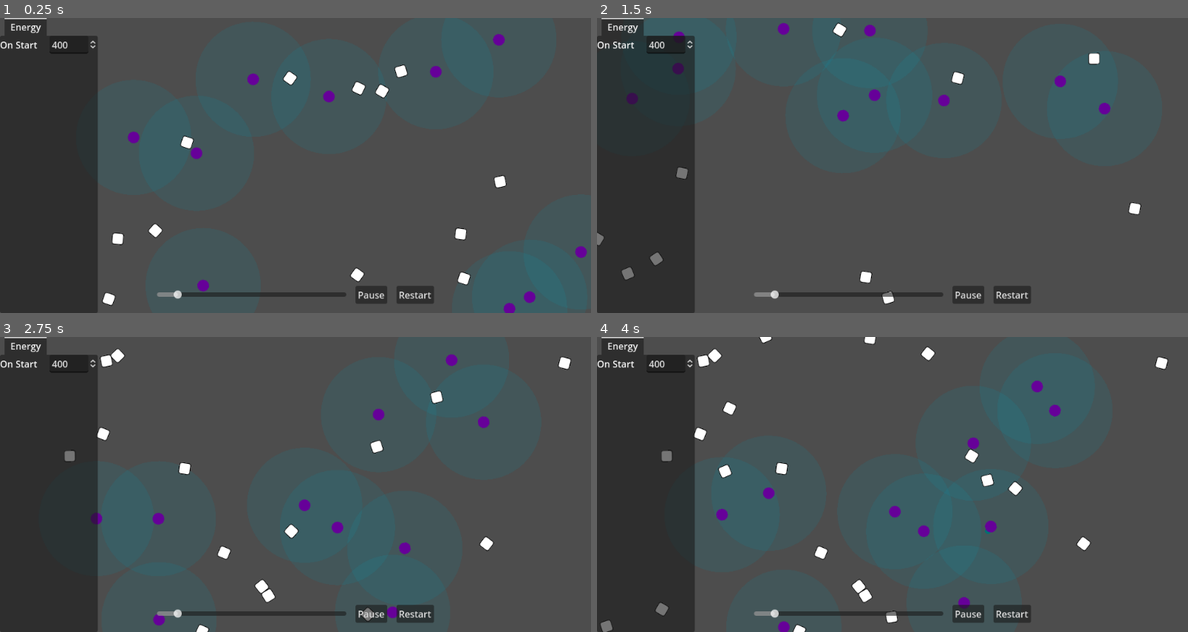
Above: before the commit, frames 1-4 (two rows, left to right).
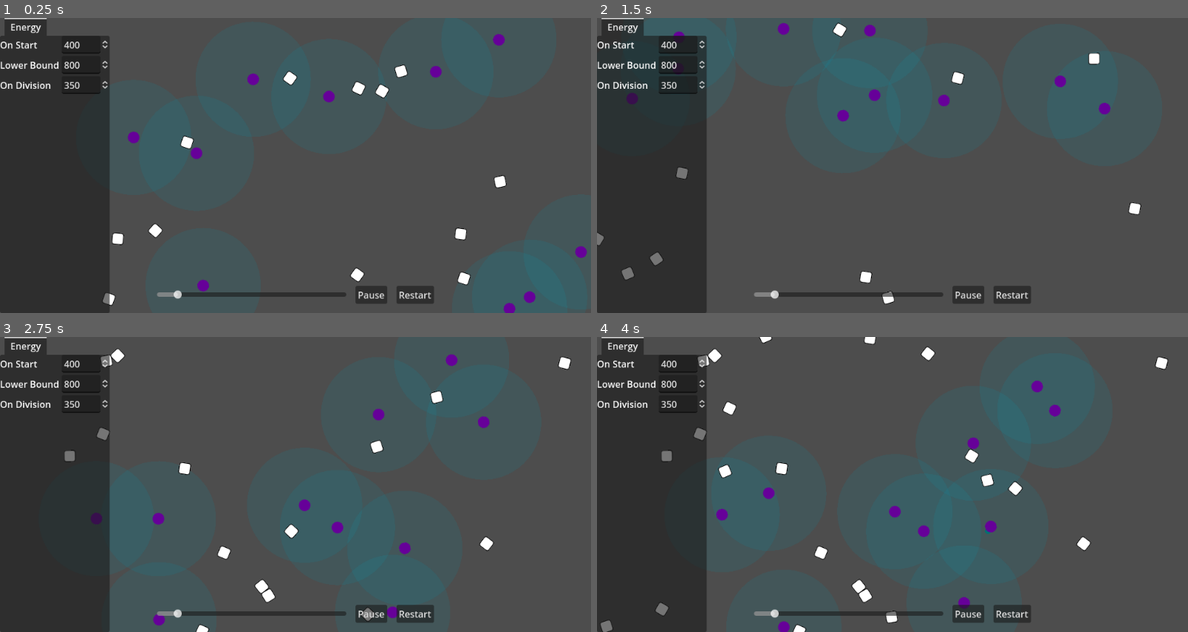
Above: after the commit, the same moments.

Repository: wivest/Natural-Selection
Game: Godot game, scene res://scenes/main.tscn
Same seed, same stepped clock (60 frames per second), same inputs: the game is played once before the commit and once after it.
Inputs:
- Up to frame 1 (0.25 s): no input
- Up to frame 2 (1.5 s): click "Restart" at 0.5 s; click "Restart" at 1.25 s
- Up to frame 3 (2.75 s): click "Restart" at 2 s
- Up to frame 4 (4 s): no input

The runs differ from the first frame. In frame 1, 2.2% of the frame differs, in the area x 0-19%, y 6-100%; in frame 2, 2.3%; in frame 3, 2.2%; in frame 4, 2.2%.

Commit message:
feat: add UI fields

Diff:
--- a/scenes/main.tscn
+++ b/scenes/main.tscn
@@ -92,7 +92,19 @@
 field_name = "On Start"
 start = 400.0
 
+[node name="LowerBound" parent="GUI/Parameters/TabContainer/Energy" instance=ExtResource("8_24pjn")]
+layout_mode = 2
+field_name = "Lower Bound"
+start = 800.0
+
+[node name="OnDivision" parent="GUI/Parameters/TabContainer/Energy" instance=ExtResource("8_24pjn")]
+layout_mode = 2
+field_name = "On Division"
+start = 350.0
+
 [connection signal="parameters_set" from="GUI/Parameters" to="GUI/Parameters/BottomContainer/HBoxContainer/Speed" method="_on_parameters_set"]
 [connection signal="parameters_set" from="GUI/Parameters" to="GUI/Parameters/TabContainer" method="_on_parameters_set"]
 [connection signal="value_changed" from="GUI/Parameters/BottomContainer/HBoxContainer/Speed" to="GUI/Parameters/BottomContainer/HBoxContainer/Speed" method="_on_value_changed"]
 [connection signal="field_changed" from="GUI/Parameters/TabContainer/Energy/OnStart" to="GUI/Parameters/TabContainer" method="_on_on_start_field_changed"]
+[connection signal="field_changed" from="GUI/Parameters/TabContainer/Energy/LowerBound" to="GUI/Parameters/TabContainer" method="_on_lower_bound_field_changed"]
+[connection signal="field_changed" from="GUI/Parameters/TabContainer/Energy/OnDivision" to="GUI/Parameters/TabContainer" method="_on_on_division_field_changed"]
--- a/ui/tab_container.gd
+++ b/ui/tab_container.gd
@@ -7,3 +7,9 @@
 
 func _on_on_start_field_changed(v: float):
 	parameters.energy_on_start = v
+
+func _on_lower_bound_field_changed(v: float):
+	parameters.division_lower_bound = v
+
+func _on_on_division_field_changed(v: float):
+	parameters.energy_consumed_on_division = v
